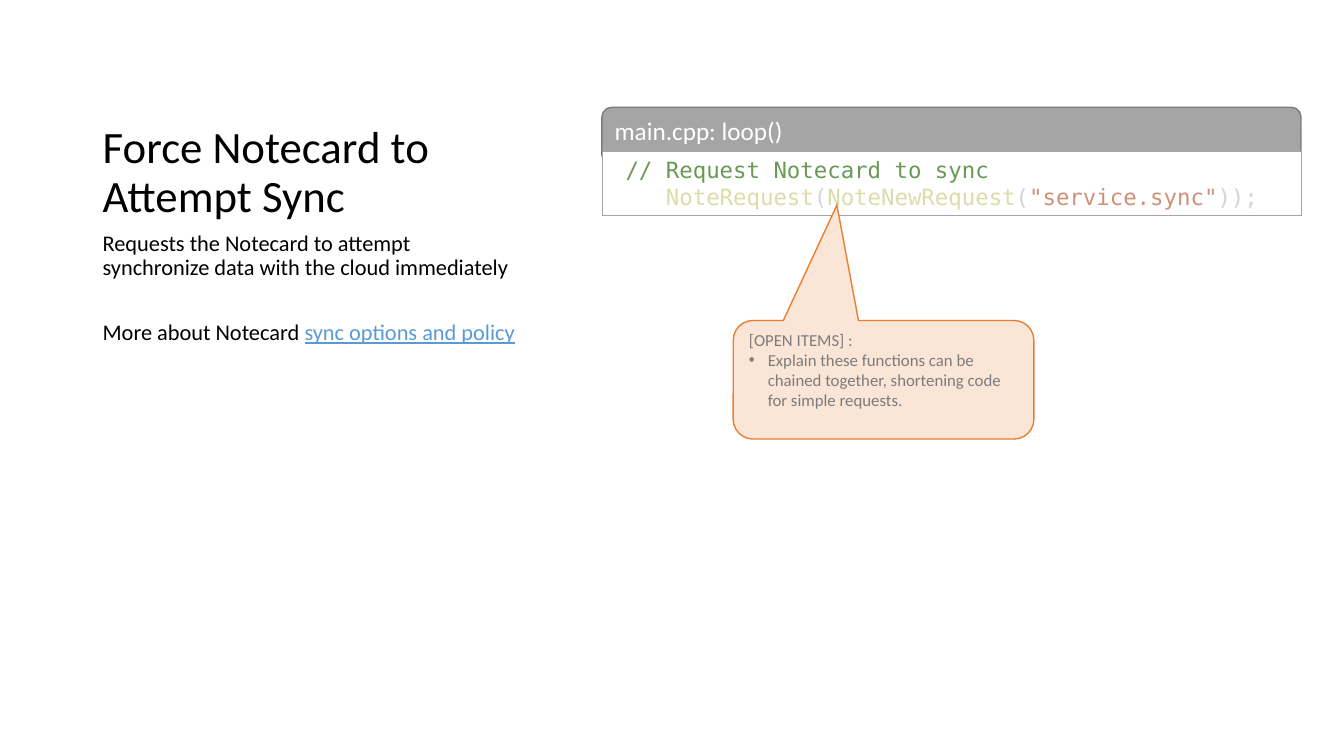
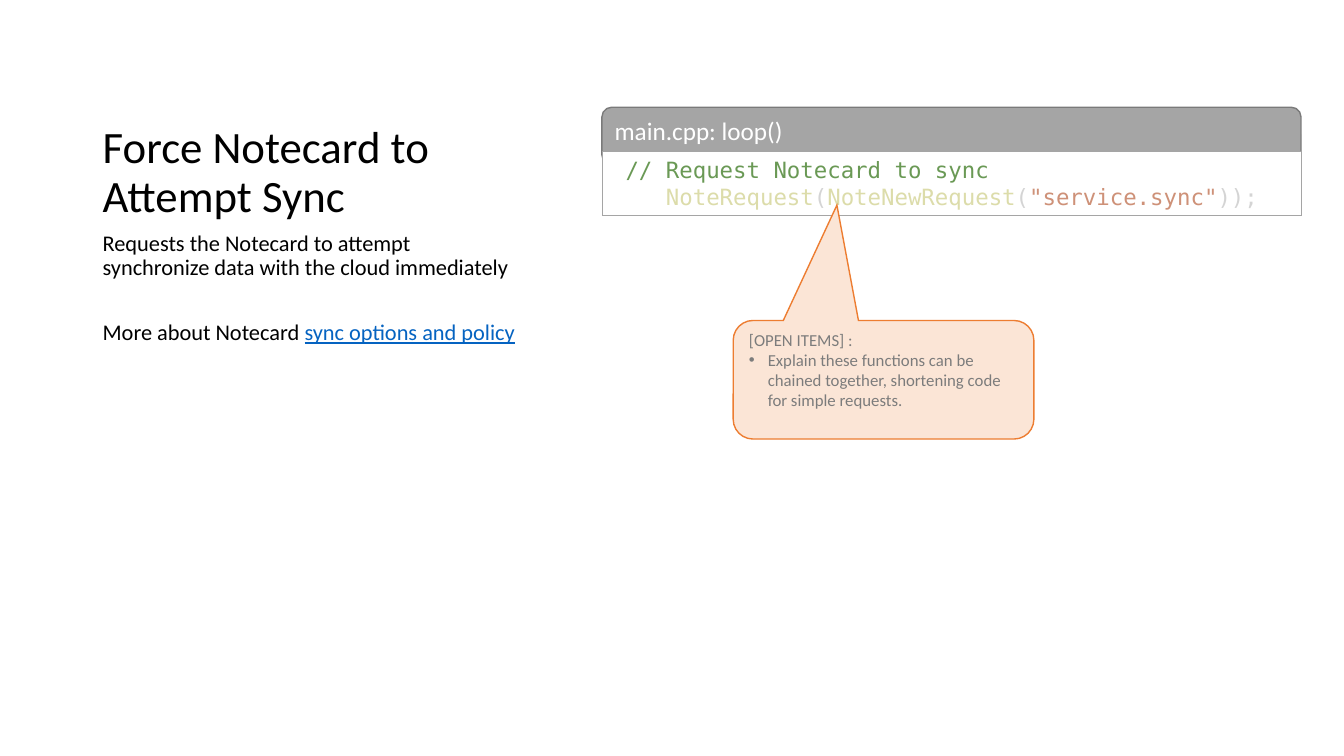
Before and after one commit to blues/note-tutorials, a slide deck: slide 14 of Host Firmware Tutorial.pptx. Drawn at 1344x756 pixels with LibreOffice and Linux fonts; fonts in the diff are those of the drawing. Boxes give left, top, right and bottom in pixels: in the first picture for what was removed or moved away, otherwise in the second. Text is boxed around its words. In the diff, an @@ line names an element or a change of style, - is before the commit and + after.

```diff
--- a/Host Firmware Tutorial.pptx
+++ b/Host Firmware Tutorial.pptx
@@ text at bbox=[103, 324, 514, 344]: text colour #5B9BD5 to #0563C1 in "sync options and policy" @@
```
Also in this commit, not shown: 4 other slides changed, 9 slides added, 2 slides removed, 1 other file.
